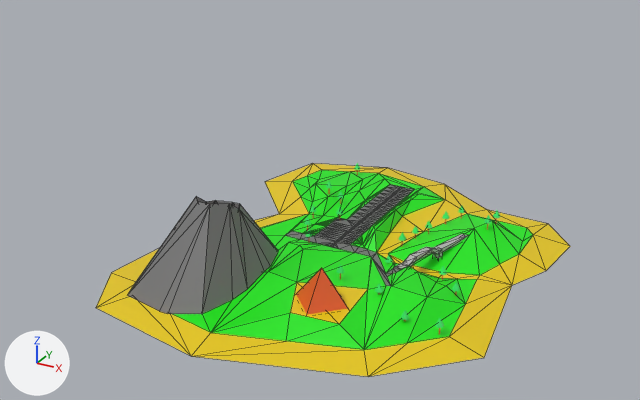
Two versions of the Blender file SDL2_stuff/3DGraphics/.work/3d models/islandx.blend, one commit apart.
Both versions are drawn from a 50 mm camera at (13.4, -26.4, 15.0) aimed at (-0.9, -0.3, 1.9). The axes (+X, +Y, +Z) are drawn at lower left. The lights are the same throughout. The picture after the commit comes second. Mesh edges are drawn as thin lines on the coarser meshes.

The first picture shows 'Island', 'Pyramid', 'bridge', 'volcano' and 16 more.
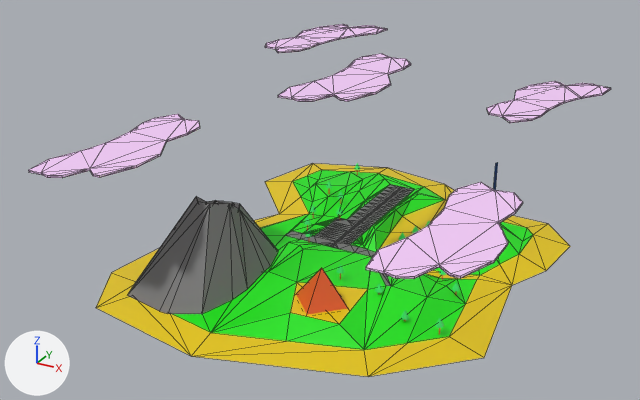
Where the change shows, as pixel boxes [x1, y1, x2, y2] in the pictures (640 x 400 px):
'clouds.004', added (pink)
    after: [366, 182, 523, 279]
'clouds.003', added (pink)
    after: [28, 114, 200, 178]
'clouds', added (pink)
    after: [278, 53, 411, 102]
'clouds.001', added (pink)
    after: [487, 81, 611, 123]
'clouds.002', added (pink)
    after: [265, 24, 387, 53]
part 1 of me_cube_006, built on
    before: [468, 214, 500, 263]
    after: [494, 163, 500, 263]

The edits, one by one:
Material 'SBX_43ET200' (mat_sbx_43et200) is new.
Its base color is (0.0164, 0.15, 0.8) (blue #236ce7).
Material 'SBX_33T240' (mat_sbx_33t240) is new.
Its base color is (0.953, 0.632, 1.0) (pink #fad0ff).
me_cube_006 is used by ob_island; location (0.0, 0.0, 0.0).
me_cube_006 had 385 vertices, 742 faces and spanned x -6.4..7.3, y -8.5..8.3, z 0.0..0.7.
me_cube_006 now has 392 vertices, 756 faces and spans x -6.4..7.3, y -8.5..8.3, z 0.0..3.1.
Part 1, on me_cube_006:
3 faces are deleted.
7 vertices are added at x 4.3..4.4, y 3.6..3.7, z 0.7..3.1.
7 new faces join them, mat_sbx_35 (green #13e70a).
10 new faces join them, mat_sbx_43et200 (blue #236ce7).
me_cube_006 gains material mat_sbx_43et200 (blue #236ce7).
Mesh me_plane_008 is new.
It has 42 vertices, 80 faces and spans x -0.85..1.13, y -1.98..1.06, z 0.0..0.06.
It uses material mat_sbx_33t240 (pink #fad0ff).
Object 'clouds.004' (ob_clouds_004) is new; it shows me_plane_008.
Its location is (6.2, -4.83, 4.74).
Its scale is (1.4, 2.17, 1.0).
Object 'clouds.003' (ob_clouds_003) is new; it shows a copy of me_plane_008.
Its location is (-5.14, -4.65, 5.04).
Its scale is (1.4, 2.17, 1.0).
Object 'clouds.002' (ob_clouds_002) is new; it shows a copy of me_plane_008.
Its location is (-5.67, 7.29, 5.61).
Its rotation in degrees is (0, 0, 166).
Its scale is (1.4, 2.17, 1.0).
Object 'clouds.001' (ob_clouds_001) is new; it shows a copy of me_plane_008.
Its location is (4.82, 6.27, 4.53).
Its rotation in degrees is (0, 0, 165).
Its scale is (1.4, 2.17, 1.0).
Object 'clouds' (ob_clouds) is new; it shows a copy of me_plane_008.
Its location is (0.0, 1.32, 6.52).
Its scale is (1.4, 2.17, 1.0).
